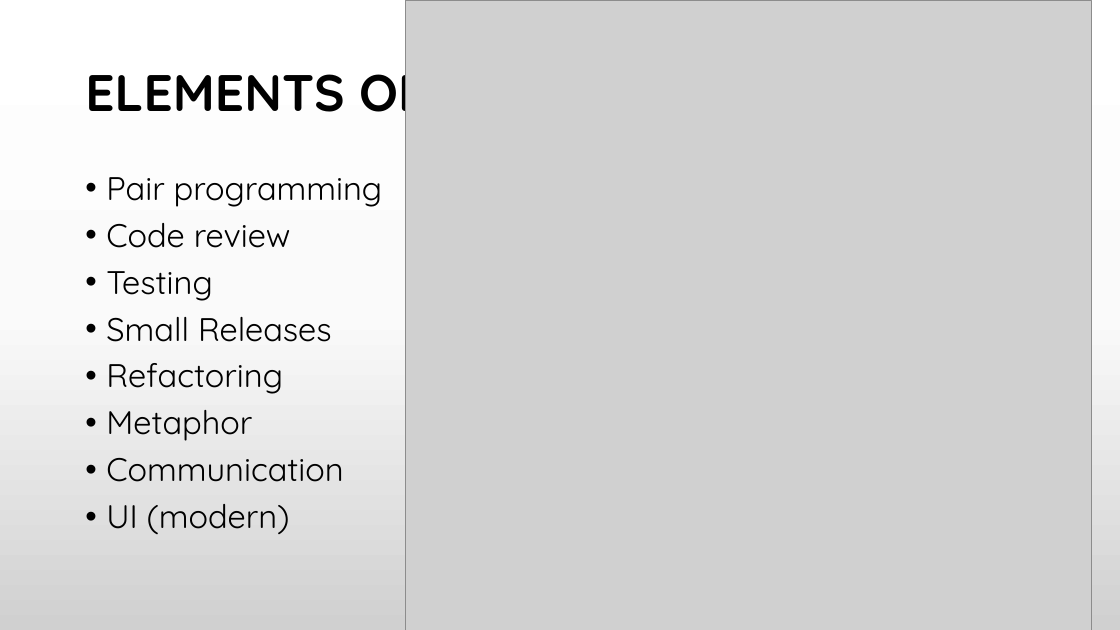
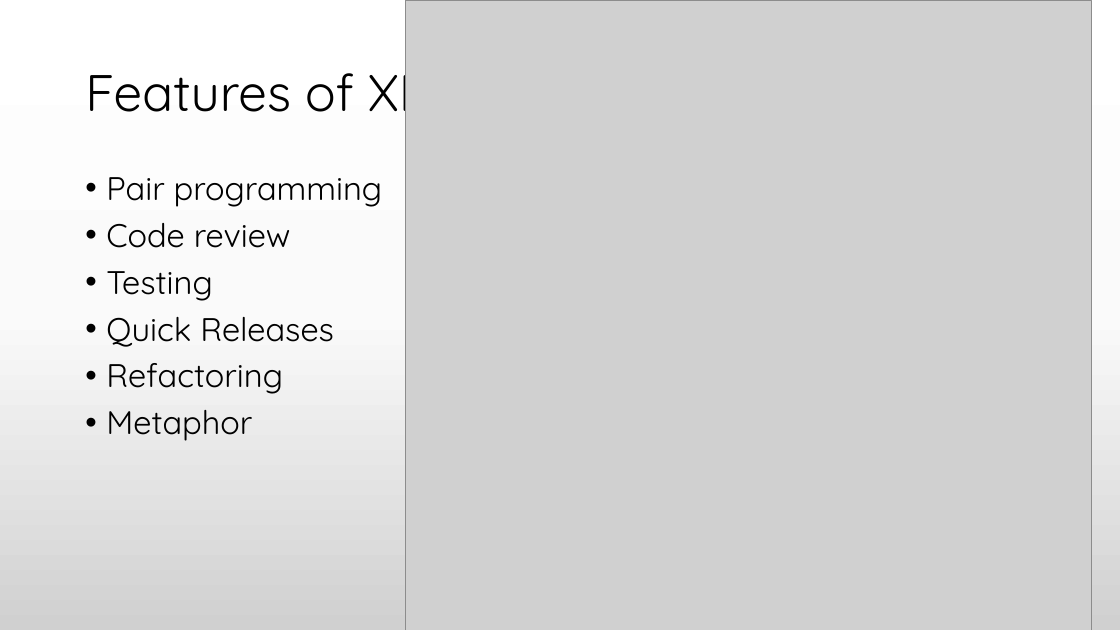
Before and after one commit to praash47/aasn-iii, a slide deck: slide 10 of extreme_programming.pptx. Drawn at 1120x630 pixels with LibreOffice and Linux fonts; fonts in the diff are those of the drawing; grey boxes stand for pictures. Boxes give left, top, right and bottom in pixels: in the first picture for what was removed or moved away, otherwise in the second. Text is boxed around its words. In the diff, an @@ line names an element or a change of style, - is before the commit and + after.

Commit message:
v1.2

```diff
--- a/extreme_programming.pptx
+++ b/extreme_programming.pptx
@@ title at <box>85,57,430,124</box>: text changed; bold off @@
-ELEMENTS OF XP
+Features of XP
@@ text at <box>106,317,334,347</box>: text changed @@
-• Small Releases
+• Quick Releases
@@ text at <box>106,458,343,534</box>: paragraphs removed @@
-• Communication
-• UI (modern)
```
Also in this commit, not shown: 4 other slides changed, 2 slides added.
